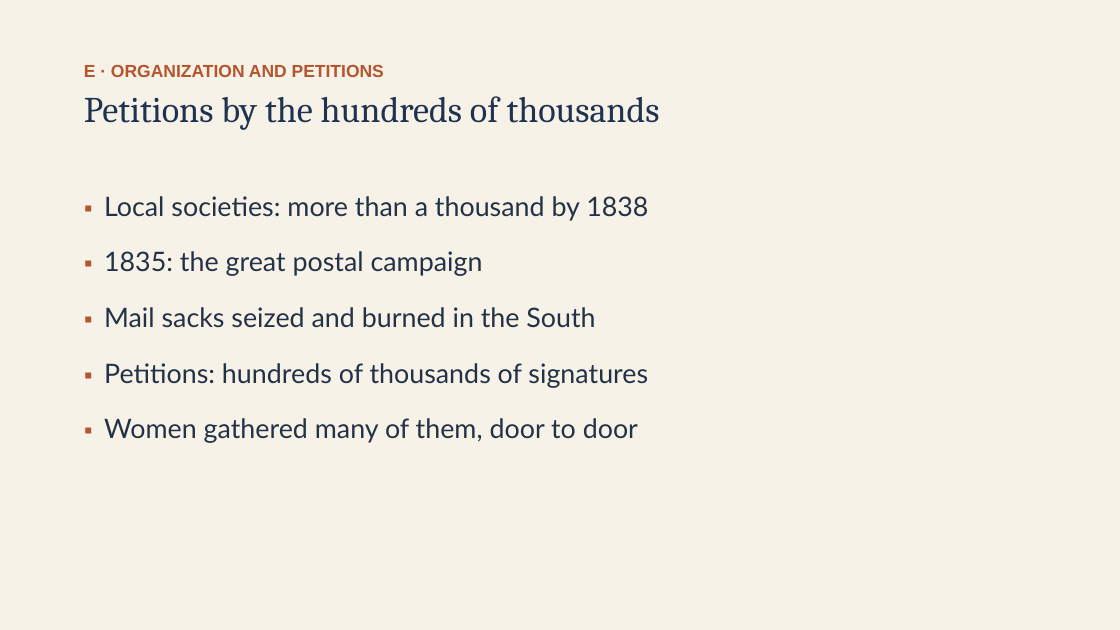
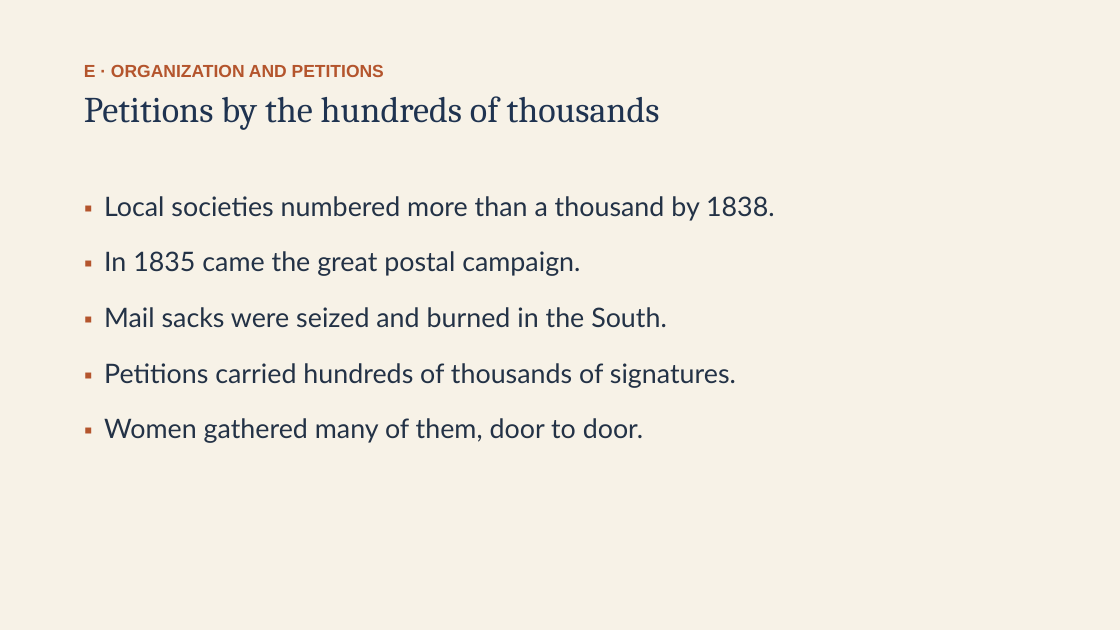
Before and after one commit to ab17gthb/humanities-curriculum-group, a slide deck: slide 16 of jackson-reform/lesson-07/lesson-07-slides.pptx. Drawn at 1120x630 pixels with LibreOffice and Linux fonts; fonts in the diff are those of the drawing. Boxes give left, top, right and bottom in pixels: in the first picture for what was removed or moved away, otherwise in the second. Text is boxed around its words. In the diff, an @@ line names an element or a change of style, - is before the commit and + after.

```diff
--- a/jackson-reform/lesson-07/lesson-07-slides.pptx
+++ b/jackson-reform/lesson-07/lesson-07-slides.pptx
@@ text at box(104, 196, 775, 443): text changed @@
-▪ Local societies: more than a thousand by 1838
-▪ 1835: the great postal campaign
-▪ Mail sacks seized and burned in the South
-▪ Petitions: hundreds of thousands of signatures
-▪ Women gathered many of them, door to door
+▪ Local societies numbered more than a thousand by 1838.
+▪ In 1835 came the great postal campaign.
+▪ Mail sacks were seized and burned in the South.
+▪ Petitions carried hundreds of thousands of signatures.
+▪ Women gathered many of them, door to door.
```
Also in this commit, not shown: 7 other slides changed, 6 other files.
